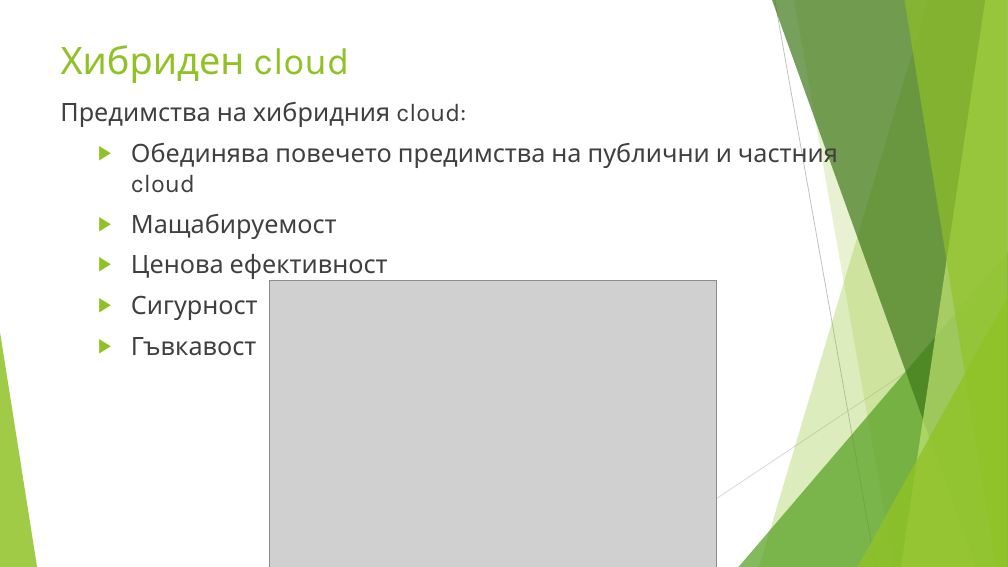
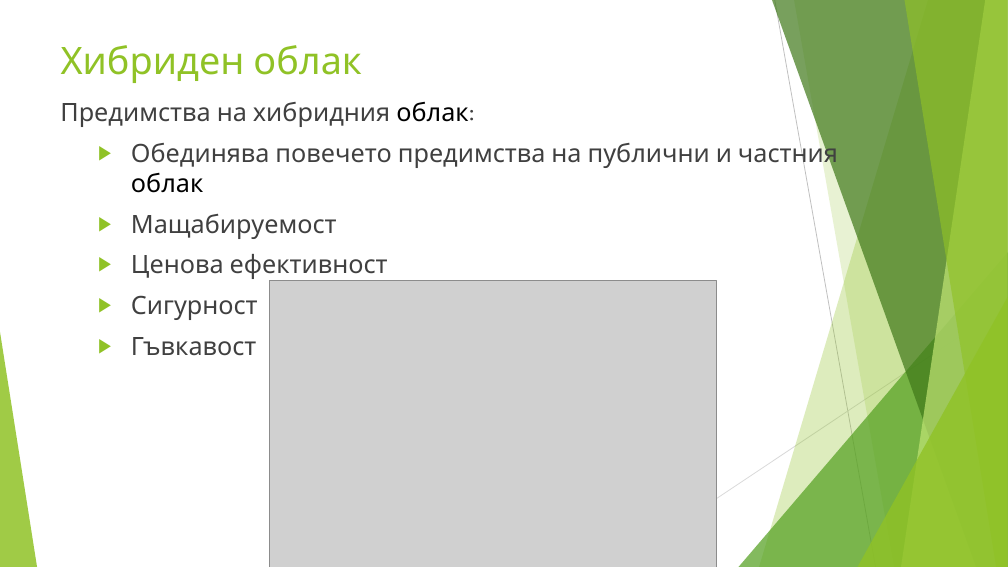
Before and after one commit to enchobelezirev/CloudComputing, a slide deck: slide 21 of CLOUD COMPUTING.pptx. Drawn at 1008x567 pixels with LibreOffice and Linux fonts; fonts in the diff are those of the drawing; grey boxes stand for pictures. Boxes give left, top, right and bottom in pixels: in the first picture for what was removed or moved away, otherwise in the second. Text is boxed around its words. In the diff, an @@ line names an element or a change of style, - is before the commit and + after.

```diff
--- a/CLOUD COMPUTING.pptx
+++ b/CLOUD COMPUTING.pptx
@@ text at <box>61,45,361,83</box>: text changed @@
-Хибриден cloud
+Хибриден облак
@@ text at <box>60,101,838,193</box>: text changed @@
-Предимства на хибридния cloud:
-  ▶ Обединява повечето предимства на публични и частния cloud
+Предимства на хибридния облак:
+  ▶ Обединява повечето предимства на публични и частния облак
```
Also in this commit, not shown: 9 other slides changed, 5 other files.
